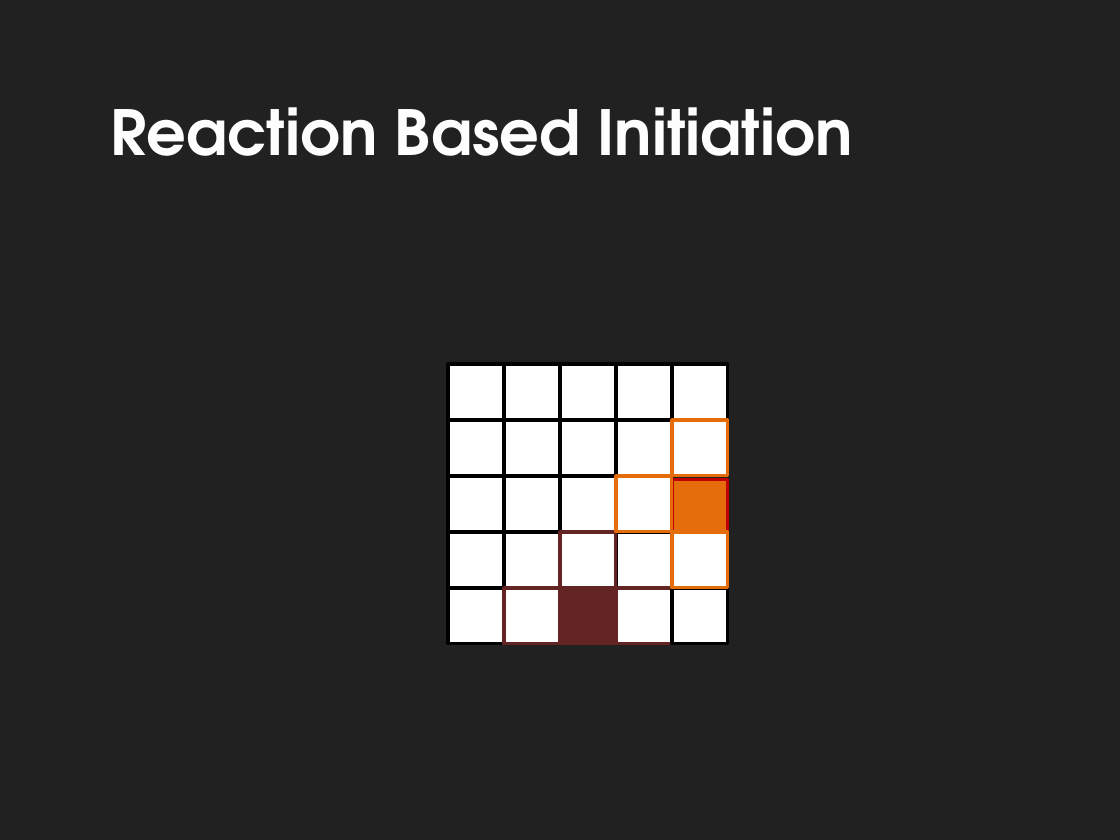
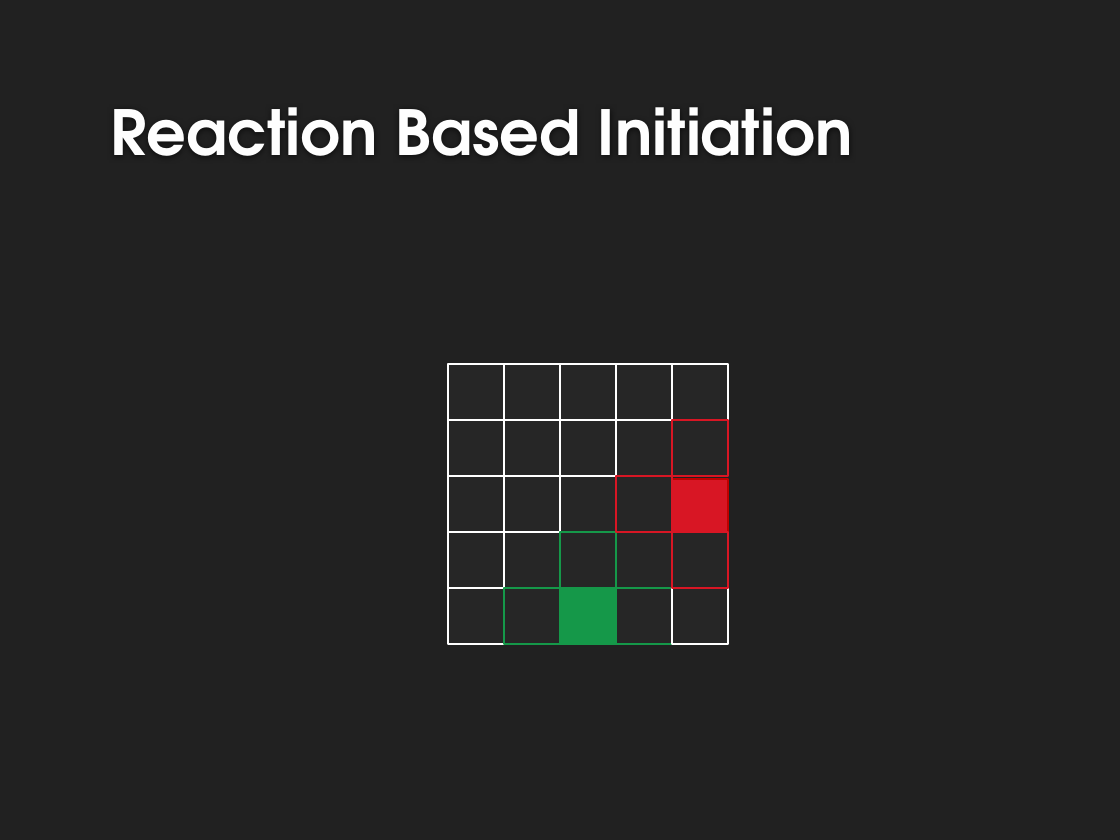
Before and after one commit to UWWAIProject/TronAI, a slide deck: slide 9 of Hammerhead Tron AI.pptx. Drawn at 1120x840 pixels with LibreOffice and Linux fonts; fonts in the diff are those of the drawing; background and template pictures are left out. Boxes give left, top, right and bottom in pixels: in the first picture for what was removed or moved away, otherwise in the second. Text is boxed around its words. In the diff, an @@ line names an element or a change of style, - is before the commit and + after.

```diff
--- a/Hammerhead Tron AI.pptx
+++ b/Hammerhead Tron AI.pptx
@@ rectangle at [672,479,728,535]: fill #E46C0A to #D81624; outline #C00000 2 pt to #C00000 1.25 pt @@
@@ fill #FFFFFF to #262626; outline #632523 2 pt to #159849 1.25 pt in 3 elements at [504,588,560,644], [616,588,672,644], [560,532,616,588] @@
@@ fill #FFFFFF to #262626; outline #E46C0A 2 pt to #D81624 1.25 pt in 3 elements at [672,420,728,476], [616,476,672,532], [672,532,728,588] @@
@@ rectangle at [560,588,616,644]: fill #632523 to #159849; outline #632523 2 pt to #159849 1.25 pt @@
@@ fill #FFFFFF to #262626; outline #000000 2 pt to #FFFFFF 1.25 pt in 17 elements at [448,364,504,420], [504,364,560,420], [560,364,616,420], [616,364,672,420], [448,420,504,476], [504,420,560,476], [560,420,616,476], [448,476,504,532], [504,476,560,532], [560,476,616,532], [616,420,672,476], [448,532,504,588], [504,532,560,588], [616,532,672,588], [672,364,728,420], [448,588,504,644], [672,588,728,644] @@
```
Also in this commit, not shown: 10 other slides changed.
